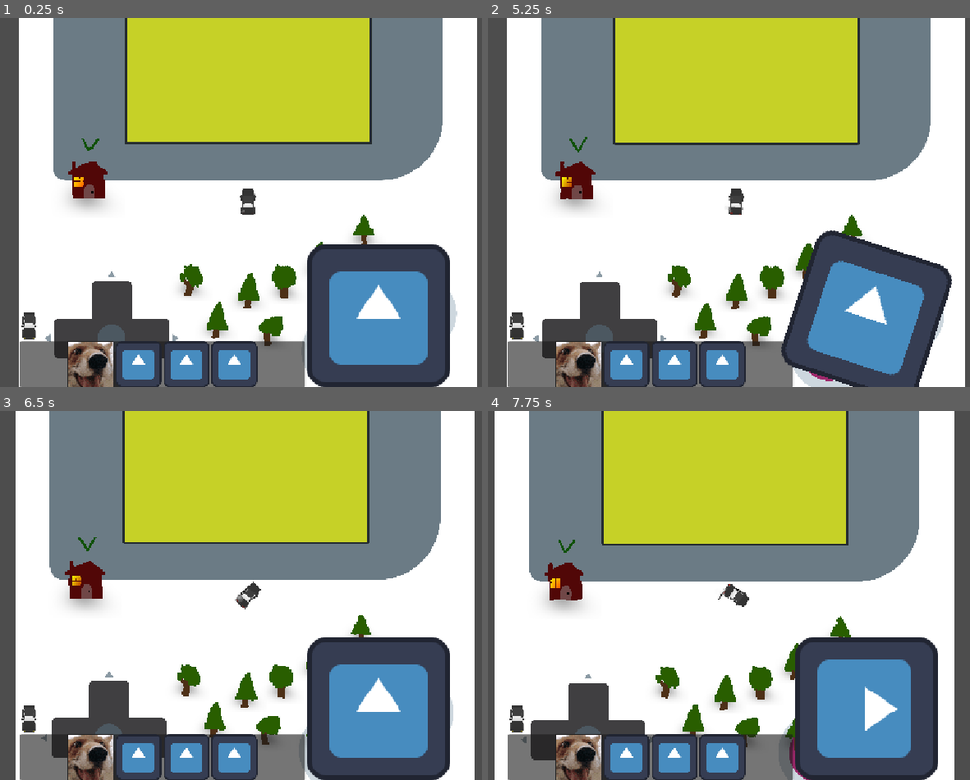
Above: before the commit, frames 1-4 (two rows, left to right).
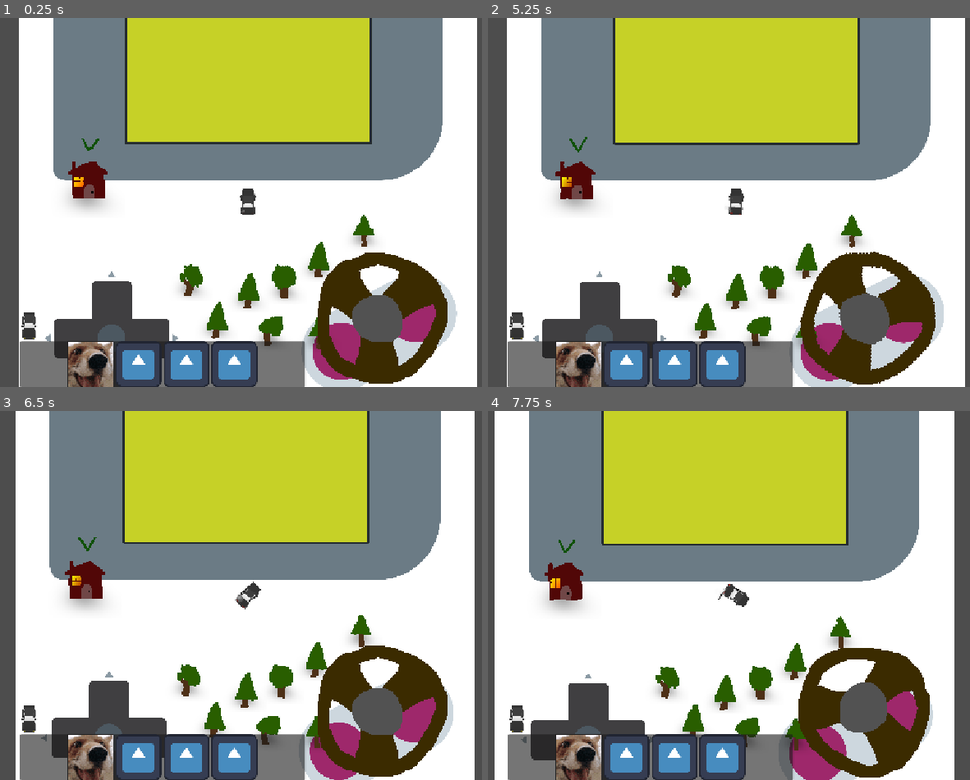
Above: after the commit, the same moments.

Repository: DBorgKiwami/game-jam-2
Game: Godot game, scene res://levels/testlevel.tscn
Same seed, same stepped clock (60 frames per second), same inputs: the game is played once before the commit and once after it. The engine's default icon, where the game draws it, is replaced by a stand-in: a white triangle on a blue panel in a dark square.
Inputs (mouse positions are in pixels of both pictures, inside the frame that each line leads up to):
- Up to frame 1 (0.25 s): no input
- Up to frame 2 (5.25 s): click (579, 364) at 0.5 s; click (627, 364) at 1.25 s; click (675, 364) at 2 s; click (724, 364) at 2.75 s; click "Press me 10 times to win" at 3.5 s; click (516, 324) at 4.25 s; tap Enter at 5 s; move the mouse to (878, 184) at 5.02 s; hold Right (turn_right) from 5.03 s (still down); hold Up (gas_pedal) from 5.03 s (still down)
- Up to frame 3 (6.5 s): move the mouse to (115, 613) at 5.77 s; release Right (turn_right) at 5.78 s; release Up (gas_pedal) at 5.78 s; hold Space (brakes) from 5.78 s (still down); click (115, 613) at 5.85 s
- Up to frame 4 (7.75 s): move the mouse to (801, 514) at 6.52 s; release Space (brakes) at 6.53 s; hold Up (gas_pedal) 6.53-7.28 s; hold Right (turn_right) from 6.53 s (still down); move the mouse to (704, 669) at 7.27 s; click (704, 669) at 7.35 s

The runs differ from the first frame. In frame 1, 11% of the frame differs, in the area x 63-94%, y 61-100%; in frame 2, 11%; in frame 3, 11%; in frame 4, 11%.

Commit message:
Steering Wheel Sprite

Diff:
--- a/ui/toolbar.tscn
+++ b/ui/toolbar.tscn
@@ -6,6 +6,7 @@
 [ext_resource type="PackedScene" uid="uid://bq6dbw55wnsw0" path="res://minigames/testminigame.tscn" id="2_gb7al"]
 [ext_resource type="Texture2D" uid="uid://cutcbvyemtb80" path="res://images/car_long_black_04.png" id="2_h6tbp"]
 [ext_resource type="PackedScene" uid="uid://c0q51j3dsg355" path="res://minigames/radio.tscn" id="5_e376i"]
+[ext_resource type="Texture2D" uid="uid://biaoop45bdjv0" path="res://images/steeringwheel.png" id="5_m6d4s"]
 [ext_resource type="PackedScene" uid="uid://c5xku7oeeh1x8" path="res://minigames/heater.tscn" id="6_4dapg"]
 [ext_resource type="PackedScene" uid="uid://dws7xuqu0hx5" path="res://minigames/engines.tscn" id="8_vh3at"]
 
@@ -108,7 +109,7 @@
 custom_minimum_size = Vector2(250, 250)
 layout_mode = 2
 offset_transform_enabled = true
-texture = ExtResource("2_ata6n")
+texture = ExtResource("5_m6d4s")
 expand_mode = 1
 stretch_mode = 4
 
Binary file added: images/steeringwheel.png
Not shown, added: images/steeringwheel.png.import
